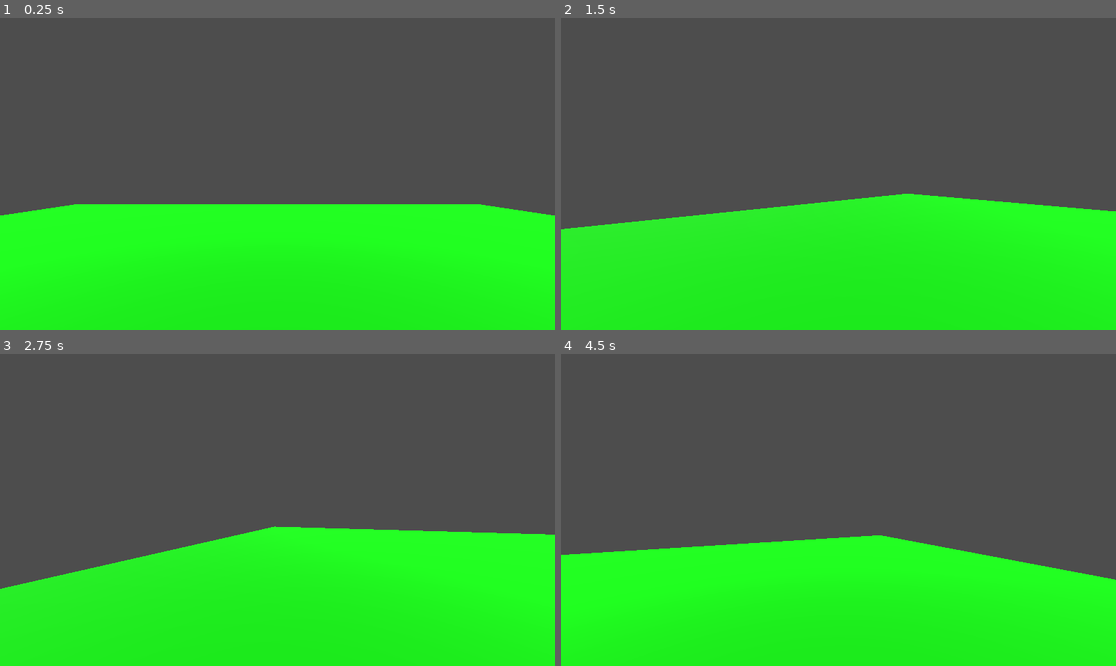
Above: before the commit, frames 1-4 (two rows, left to right).
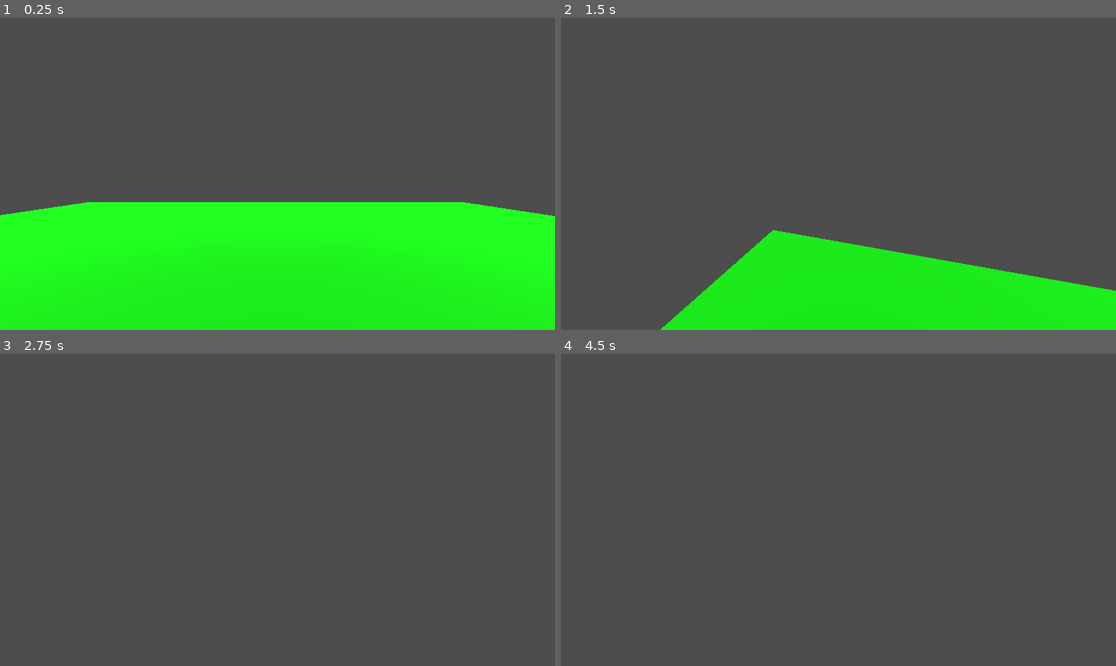
Above: after the commit, the same moments.

Repository: tested69420/fps-game
Game: Godot game, scene res://test world.tscn
Two runs of this game, one before a commit and one after it. Both use one fixed random seed, a clock stepped at 60 frames per second and the inputs below.
Inputs (mouse positions are in pixels of both pictures, inside the frame that each line leads up to):
- Up to frame 1 (0.25 s): no input
- Up to frame 2 (1.5 s): tap Enter (ui_accept) at 0.5, 0.77 s; move the mouse to (960, 158) at 0.52 s; hold Right (ui_right) 0.53-1.28 s; click (960, 158) at 0.67 s; move the mouse to (727, 189) at 1.27 s; hold Down (ui_down) from 1.28 s (still down); click (727, 189) at 1.42 s
- Up to frame 3 (2.75 s): tap Enter (ui_accept) at 1.52 s; move the mouse to (333, 441) at 2.02 s; release Down (ui_down) at 2.03 s; hold Right (ui_right) from 2.03 s (still down); click (333, 441) at 2.17 s
- Up to frame 4 (4.5 s): move the mouse to (810, 572) at 2.77 s; release Right (ui_right) at 2.78 s; hold Up (ui_up) 2.78-3.53 s; click (810, 572) at 2.92 s; tap Enter (ui_accept) at 3.02, 3.77 s; move the mouse to (1005, 556) at 3.52 s; hold Left (ui_left) from 3.53 s (still down); click (1005, 556) at 3.67 s; tap Escape (pause, bound only after the commit) at 4.15 s; move the mouse to (672, 463) at 4.27 s; click (672, 463) at 4.42 s

The runs differ from the first frame. In frame 1, 0.5% of the frame differs, in the area x 0-100%, y 59-64%; in frame 2, 22%; in frame 3, 39%, in the area x 0-100%, y 55-100%; in frame 4, 37%.

Commit message:
fixed movement

Diff:
--- a/Movement.gd
+++ b/Movement.gd
@@ -1,36 +1,102 @@
 extends CharacterBody3D
 
+var locked = true
 
-const SPEED = 5.0
-const JUMP_VELOCITY = 4.5
+func _ready():
+	Input.set_mouse_mode(Input.MOUSE_MODE_CAPTURED)
+
+const WALK_SPEED = 7.0
+const SPRINT_SPEED = 14.0
+const JUMP_VELOCITY = 10
+const SENSITIVITY = 0.008
+
+var speed = WALK_SPEED
+
+#head bobbing shit
+const FREQ = 2
+const AMP = 0.1
+var btick = 0
+var xrot = 0
+var MouseX = 0
+
+#fov shit
+const BASE_FOV = 80.0
+const FOV_CHANGE = 1.5
 
 # Get the gravity from the project settings to be synced with RigidBody nodes.
 var gravity = ProjectSettings.get_setting("physics/3d/default_gravity")
 
-@onready var Camera = $Camera3D
+@onready var head = $head
+@onready var camera = $head/camera
 
-func _input (event):
+func _unhandled_input(event):
+
+	if Input.is_action_just_released("pause"):
+		locked = !locked
+		if locked:
+			Input.set_mouse_mode(Input.MOUSE_MODE_CAPTURED)
+		else:
+			Input.set_mouse_mode(Input.MOUSE_MODE_VISIBLE)
+
+	if event is InputEventMouseButton:
+		if event.button_index == MOUSE_BUTTON_LEFT:
+			if event.pressed:
+				if locked == false:
+					locked = true
+					Input.set_mouse_mode(Input.MOUSE_MODE_CAPTURED)
+
 	if event is InputEventMouseMotion:
-		Camera.rotate_y(event.relative.x)
+		head.rotate_y(-event.relative.x * SENSITIVITY)
+		camera.rotate_x(-event.relative.y * SENSITIVITY)
+		camera.rotation.x = clamp(camera.rotation.x, deg_to_rad(-90),deg_to_rad(90))
+		xrot = camera.rotation.x
+		MouseX = -event.relative.x
 
 func _physics_process(delta):
 	# Add the gravity.
 	if not is_on_floor():
 		velocity.y -= gravity * delta
 
-	# Handle jump.
+	# Handle Jump.
 	if Input.is_action_just_pressed("ui_accept") and is_on_floor():
 		velocity.y = JUMP_VELOCITY
 
 	# Get the input direction and handle the movement/deceleration.
 	# As good practice, you should replace UI actions with custom gameplay actions.
 	var input_dir = Input.get_vector("ui_left", "ui_right", "ui_up", "ui_down")
-	var direction = (transform.basis * Vector3(input_dir.x, 0, input_dir.y)).normalized()
-	if direction:
-		velocity.x = direction.x * SPEED
-		velocity.z = direction.z * SPEED
+	var direction = (head.basis * Vector3(input_dir.x, 0, input_dir.y)).normalized()
+
+
+	if Input.is_action_pressed("sprint"):
+		speed = SPRINT_SPEED
 	else:
-		velocity.x = move_toward(velocity.x, 0, SPEED)
-		velocity.z = move_toward(velocity.z, 0, SPEED)
+		speed = WALK_SPEED
+
+	if is_on_floor():
+		if direction:
+			velocity.x = direction.x * speed
+			velocity.z = direction.z * speed
+		else:
+			velocity.x = lerp(velocity.x,direction.x * speed,delta * 10)
+			velocity.z = lerp(velocity.z,direction.z * speed,delta * 10)
+	else:
+		velocity.x = lerp(velocity.x,direction.x * speed,delta * 2)
+		velocity.z = lerp(velocity.z,direction.z * speed,delta * 2)
+
+	#sine wave update
+	btick += delta * velocity.length() * float(is_on_floor())
+	camera.transform.origin = _headbob(btick)
+
+	var velocity_clamped = clamp(velocity.length(),0.5,SPRINT_SPEED * 2)
+	var target_fov = BASE_FOV + FOV_CHANGE * velocity_clamped
+	camera.fov = lerp(camera.fov,target_fov, delta * 8.0)
+
+
 
 	move_and_slide()
+
+func _headbob(time) -> Vector3:
+	var pos = Vector3.ZERO
+	pos.y = sin(time * FREQ) * AMP
+	pos.x = cos(time * FREQ / 2) * AMP
+	return pos
--- a/project.godot
+++ b/project.godot
@@ -49,3 +49,8 @@
 , Object(InputEventKey,"resource_local_to_scene":false,"resource_name":"","device":-1,"window_id":0,"alt_pressed":false,"shift_pressed":false,"ctrl_pressed":false,"meta_pressed":false,"pressed":false,"keycode":0,"physical_keycode":83,"key_label":0,"unicode":115,"echo":false,"script":null)
 ]
 }
+pause={
+"deadzone": 0.5,
+"events": [Object(InputEventKey,"resource_local_to_scene":false,"resource_name":"","device":-1,"window_id":0,"alt_pressed":false,"shift_pressed":false,"ctrl_pressed":false,"meta_pressed":false,"pressed":false,"keycode":0,"physical_keycode":4194305,"key_label":0,"unicode":0,"echo":false,"script":null)
+]
+}
--- a/test world.tscn
+++ b/test world.tscn
@@ -29,11 +29,13 @@
 transform = Transform3D(1, 0, 0, 0, 1, 0, 0, 0, 1, 0, 1, 0)
 script = ExtResource("1_0f2ay")
 
+[node name="head" type="Node3D" parent="CharacterBody3D"]
+transform = Transform3D(1, 0, 0, 0, 1, 0, 0, 0, 1, 0, 0.5, 0)
+
+[node name="camera" type="Camera3D" parent="CharacterBody3D/head"]
+
 [node name="CollisionShape3D" type="CollisionShape3D" parent="CharacterBody3D"]
 shape = SubResource("CapsuleShape3D_ao1ir")
 
-[node name="Camera3D" type="Camera3D" parent="CharacterBody3D"]
-transform = Transform3D(1, 0, 0, 0, 1, 0, 0, 0, 1, 0, 0.5, 0)
-
 [node name="DirectionalLight3D" type="DirectionalLight3D" parent="."]
 transform = Transform3D(1, 0, 0, 0, 0.597933, 0.801546, 0, -0.801546, 0.597933, 0, 3.98749, 1.58582)
